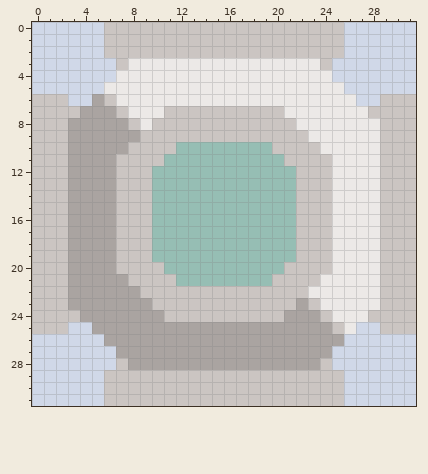
Two versions of one pixel-art sprite, sprites/blocks/liquids/irmenite-router.png. The picture above was drawn from the file before the commit.
The file is 32x32 pixels.
After the commit:
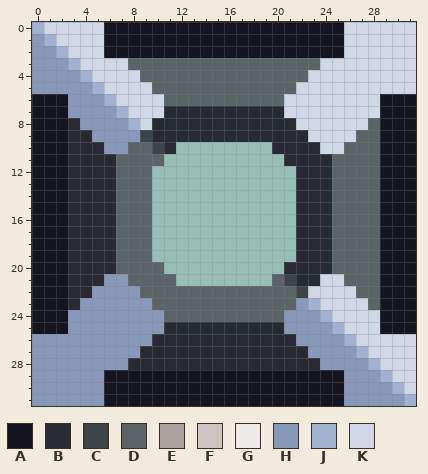
Palette (. is transparent): A #151522  B #282b34  C #3c4448  D #5b6567  E #aaa4a1  F #cbc5c2  G #ece9e7  H #8798b9  J #a1b1d0  K #d0d8e8
Changes in this commit:
Changed rows in their new state; - is an unchanged pixel.
first column x 0:
 0 J-----AAAAAAAAAAAAAAAAAAAA------
 1 HJ----AAAAAAAAAAAAAAAAAAAA------
 2 HHJ---AAAAAAAAAAAAAAAAAAAA------
 3 HHHJ---KDDDDDDDDDDDDDDDDK-------
 4 HHHHJ--KKDDDDDDDDDDDDDDKK-------
 5 HHHHHJKKKKDDDDDDDDDDDDKKKK------
 6 AAAHHHJKKKKDDDDDDDDDDKKKKKK--AAA
 7 AAAHHHHJKKKBBBBBBBBBBKKKKKKKKAAA
 8 AAABHHHHJKBBBBBBBBBBBBKKKKKKDAAA
 9 AAABBHHHHCBBBBBBBBBBBBBKKKKDDAAA
10 AAABBBHHDDCB--------BBBBKKDDDAAA
11 AAABBBBDDDD----------BBBBDDDDAAA
12 AAABBBBDDD------------BBBDDDDAAA
13 AAABBBBDDD------------BBBDDDDAAA
14 AAABBBBDDD------------BBBDDDDAAA
15 AAABBBBDDD------------BBBDDDDAAA
16 AAABBBBDDD------------BBBDDDDAAA
17 AAABBBBDDD------------BBBDDDDAAA
18 AAABBBBDDD------------BBBDDDDAAA
19 AAABBBBDDD------------BBBDDDDAAA
20 AAABBBBDDDD----------BBBBDDDDAAA
21 AAABBBHHDDDD--------DCBBKKDDDAAA
22 AAABBHHHHDDDDDDDDDDDDDCKKKKDDAAA
23 AAABHHHHHHDDDDDDDDDDDDHJKKKKDAAA
24 AAAHHHHHHHHDDDDDDDDDDHHHJKKKKAAA
25 AAAHHHHHHHHBBBBBBBBBBHHHHJK--AAA
26 HHHHHHHHHHBBBBBBBBBBBBHHHHJ-----
27 HHHHHHHHHBBBBBBBBBBBBBBHHHHJ----
28 HHHHHHHHBBBBBBBBBBBBBBBBHHHHJ---
29 HHHHHHAAAAAAAAAAAAAAAAAAAAHHHJ--
30 HHHHHHAAAAAAAAAAAAAAAAAAAAHHHHJ-
31 HHHHHHAAAAAAAAAAAAAAAAAAAAHHHHHJ
Where, in picture pixels (left, top, right, bottom), the same in both pictures:
changed: (32, 22, 416, 406)
